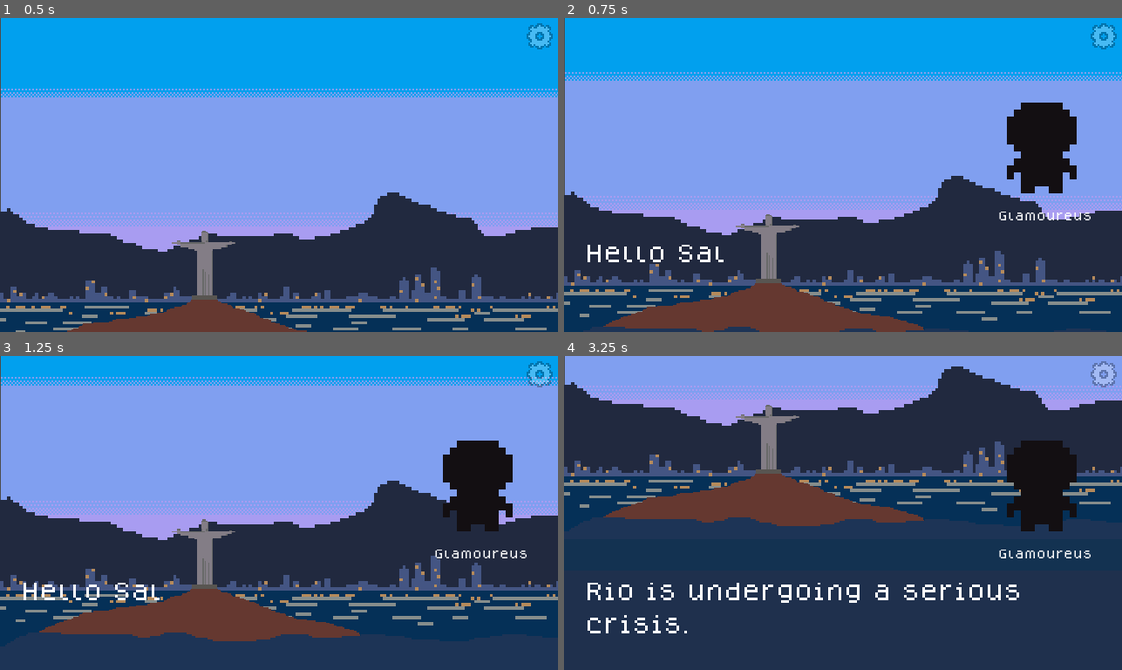
Above: before the commit, frames 1-4 (two rows, left to right).
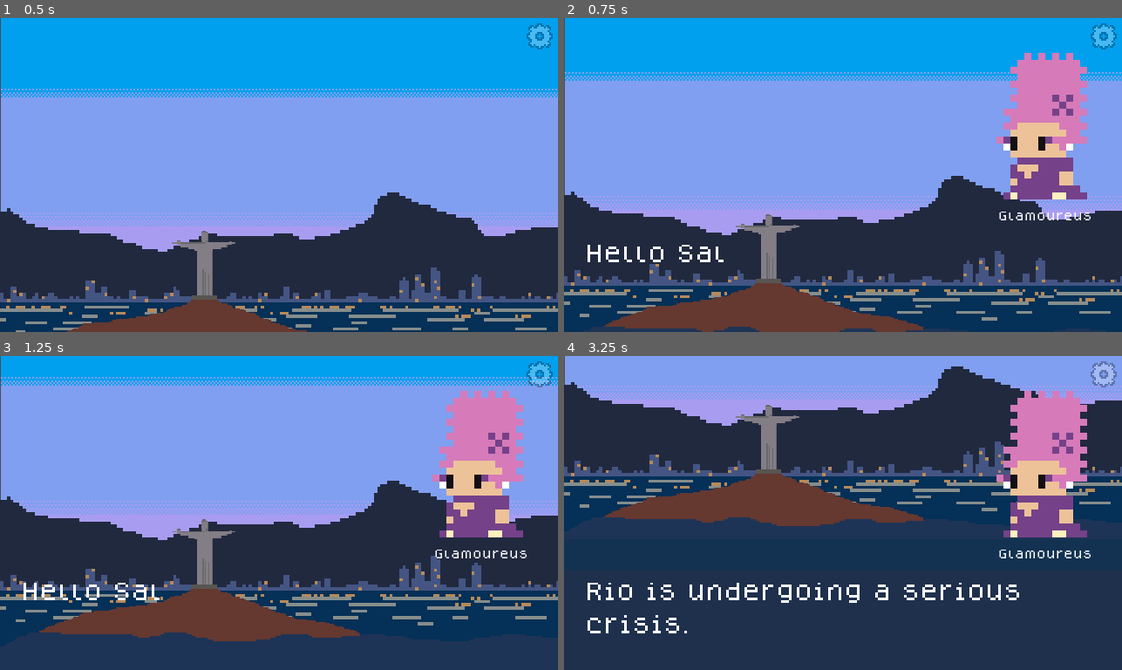
Above: after the commit, the same moments.

Repository: hamiltonromualdo/bring-ur-glam
Game: Godot game, scene res://src/UserInterface/Intro.tscn
Two runs of this game, one before a commit and one after it. Both use one fixed random seed, a clock stepped at 60 frames per second and the inputs below. This scene is started directly instead of the project's main scene. Sound files missing from this copy of the repository are replaced by a short silence.
Inputs (mouse positions are in pixels of both pictures, inside the frame that each line leads up to):
- Up to frame 1 (0.5 s): no input
- Up to frame 2 (0.75 s): tap Enter (ui_accept) at 0.5 s; move the mouse to (965, 159) at 0.52 s; hold Right (ui_right) from 0.53 s (still down)
- Up to frame 3 (1.25 s): keep holding Right (ui_right); tap Enter (ui_accept) at 0.77 s
- Up to frame 4 (3.25 s): move the mouse to (731, 528) at 1.27 s; tap Enter (ui_accept) at 1.52, 3.02 s; move the mouse to (898, 443) at 2.02 s; release Right (ui_right) at 2.03 s; hold Left (ui_left) 2.03-2.78 s; move the mouse to (815, 575) at 2.77 s; hold Right (ui_right) from 2.78 s (still down)

Frame 1 is identical in both runs. In frame 2, 5.7% of the frame differs, in the area x 77-94%, y 11-58%; in frame 3, 5.7%; in frame 4, 5.7%.

Commit message:
Update Sal and Glamoureus sprites

Diff:
--- a/bring_ur_glam/src/UserInterface/Intro.tscn
+++ b/bring_ur_glam/src/UserInterface/Intro.tscn
@@ -6,7 +6,7 @@
 [ext_resource path="res://src/UserInterface/ChangeSceneButton.tscn" type="PackedScene" id=4]
 [ext_resource path="res://assets/ui/flat_pixel_theme.tres" type="Theme" id=5]
 [ext_resource path="res://src/UserInterface/CustomizePlayer.tscn" type="PackedScene" id=6]
-[ext_resource path="res://assets/player/sal.png" type="Texture" id=7]
+[ext_resource path="res://assets/player/sal_shadow.png" type="Texture" id=7]
 [ext_resource path="res://assets/bg/pl_sunset.png" type="Texture" id=8]
 [ext_resource path="res://assets/ui/bg_intro.png" type="Texture" id=9]
 [ext_resource path="res://assets/bg/cristo.png" type="Texture" id=10]
@@ -16,6 +16,7 @@
 [ext_resource path="res://assets/icons/settings.png" type="Texture" id=14]
 [ext_resource path="res://assets/icons/settings_pressed.png" type="Texture" id=15]
 [ext_resource path="res://src/UserInterface/SoundControl.tscn" type="PackedScene" id=16]
+[ext_resource path="res://assets/player/glamoureus.png" type="Texture" id=17]
 
 [sub_resource type="DynamicFont" id=2]
 size = 12
@@ -153,9 +154,9 @@
 texture = ExtResource( 7 )
 
 [node name="GlamoureusImg" type="Sprite" parent="."]
-position = Vector2( 273.852, 72.3973 )
+position = Vector2( 276, 40 )
 scale = Vector2( 4, 4 )
-texture = ExtResource( 7 )
+texture = ExtResource( 17 )
 
 [node name="BackgroundTween" type="Tween" parent="."]
 
Binary file added: bring_ur_glam/assets/player/glamoureus.png
Not shown, added: bring_ur_glam/assets/player/glamoureus.png.import
Binary file added: bring_ur_glam/assets/player/sal_shadow.png
Not shown, added: bring_ur_glam/assets/player/sal_shadow.png.import
Not shown: 1 places in bring_ur_glam/src/UserInterface/Intro.tscn that only renumber resources
